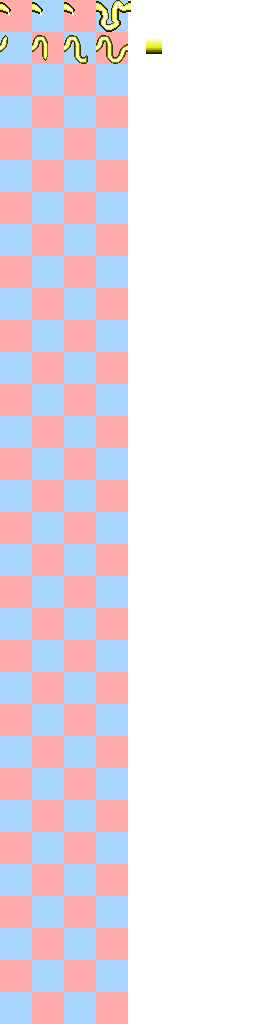
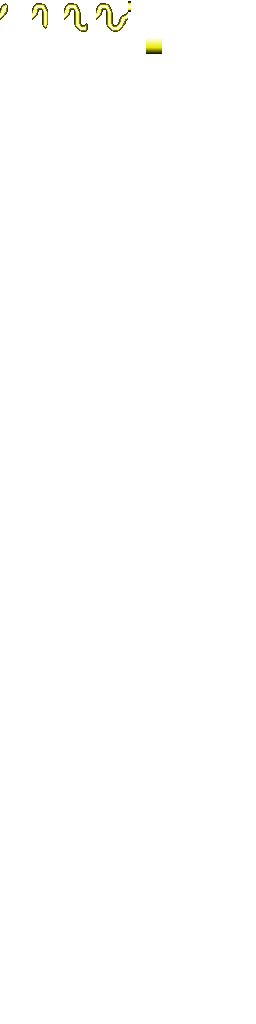
The second 256px x 1024px image is a revision of the first. Changes to its layers:
painted on "Wave#1" over [left=0, top=0, right=128, bottom=64]
hid "Tiles" over [left=0, top=0, right=128, bottom=1024]
hid "Background" over [left=0, top=0, right=128, bottom=1024]
